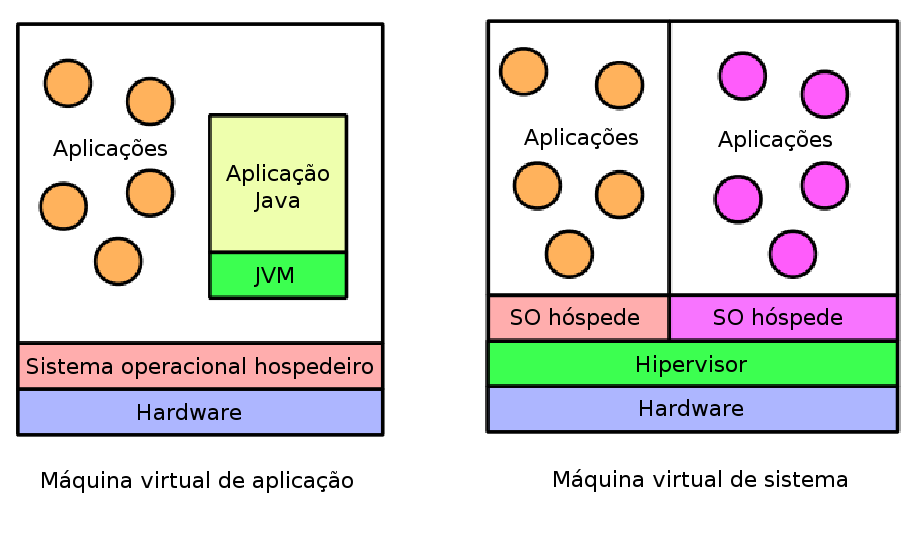
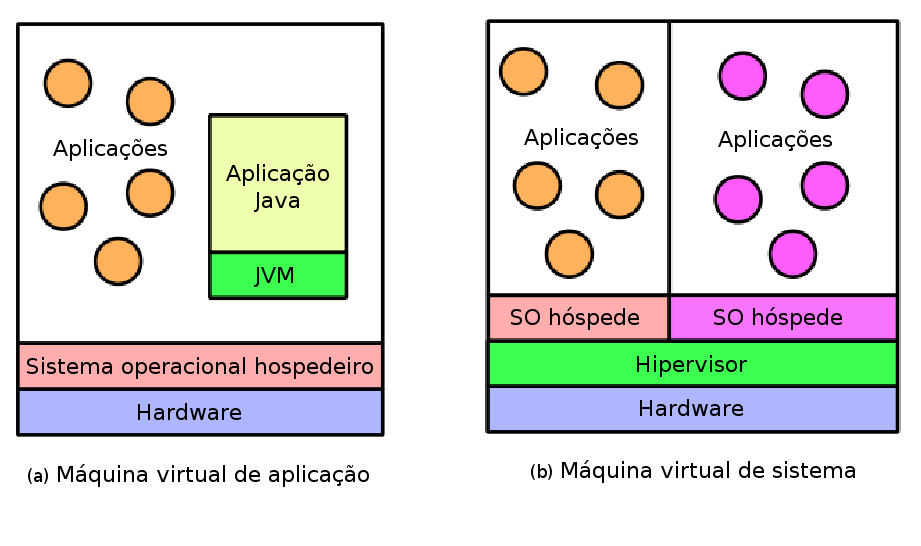
Layer changes from the first 921 x 546 image to the second:
renamed "Máquina virtual de aplicação" to "(a) Máquina virtual de aplicaç...", painted on it over bbox(28, 464, 369, 493)
renamed "Máquina virtual de sistema" to "(b) Máquina virtual de sistema", painted on it over bbox(531, 460, 855, 492)
